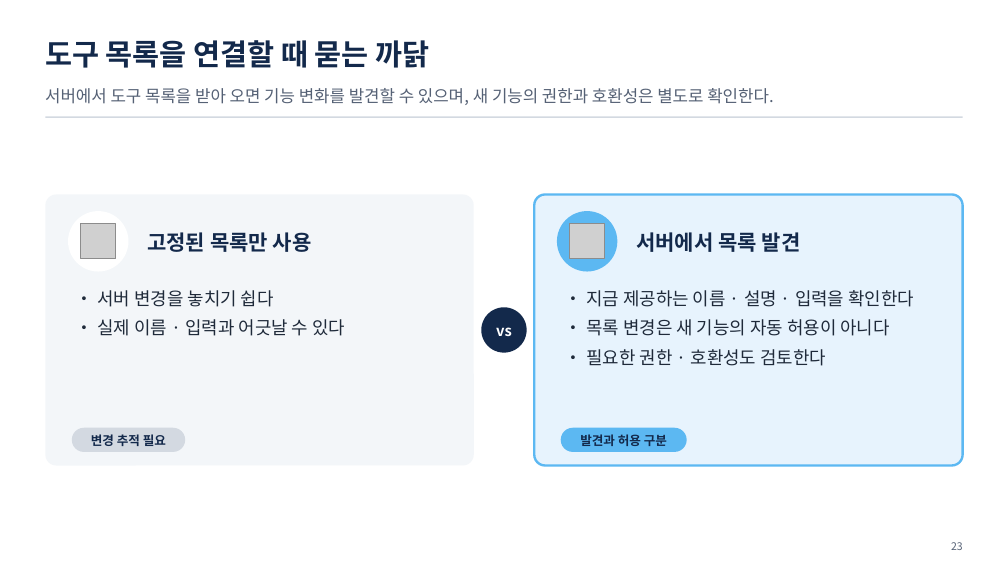
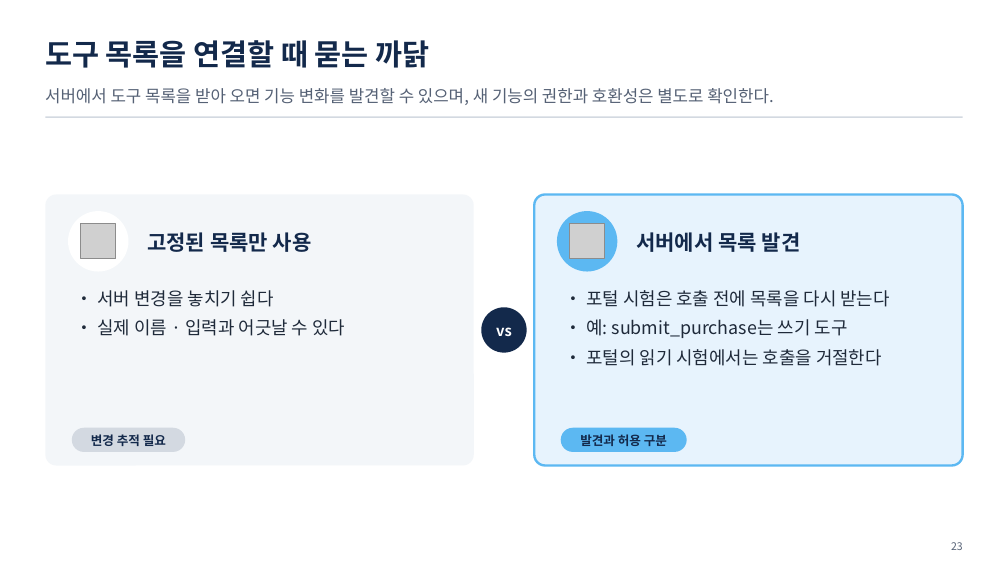
Before and after one commit to uengine-oss/hyd-iot-edu, a slide deck: slide 23 of workspace/강의제작/산출물/통합반/이론_오프라인/06회차/통합반_오프라인_06회차.pptx. Drawn at 1008x567 pixels with LibreOffice and Linux fonts; fonts in the diff are those of the drawing; grey boxes stand for pictures. Boxes give left, top, right and bottom in pixels: in the first picture for what was removed or moved away, otherwise in the second. Text is boxed around its words. In the diff, an @@ line names an element or a change of style, - is before the commit and + after.

Commit message:
통합반 현장 6회차 17~28장 MCP 도구 발견·입력 스키마·업무 응답과 stdio·HTTP 연결을 현장 화면·원본·노트로 검증한다

```diff
--- a/workspace/강의제작/산출물/통합반/이론_오프라인/06회차/통합반_오프라인_06회차.pptx
+++ b/workspace/강의제작/산출물/통합반/이론_오프라인/06회차/통합반_오프라인_06회차.pptx
@@ text at [586,290,889,366]: text changed @@
-• 지금 제공하는 이름 · 설명 · 입력을 확인한다
-• 목록 변경은 새 기능의 자동 허용이 아니다
-• 필요한 권한 · 호환성도 검토한다
+• 포털 시험은 호출 전에 목록을 다시 받는다
+• 예: submit_purchase는 쓰기 도구
+• 포털의 읽기 시험에서는 호출을 거절한다
```
Also in this commit, not shown: 11 other slides changed, 10 other files.
